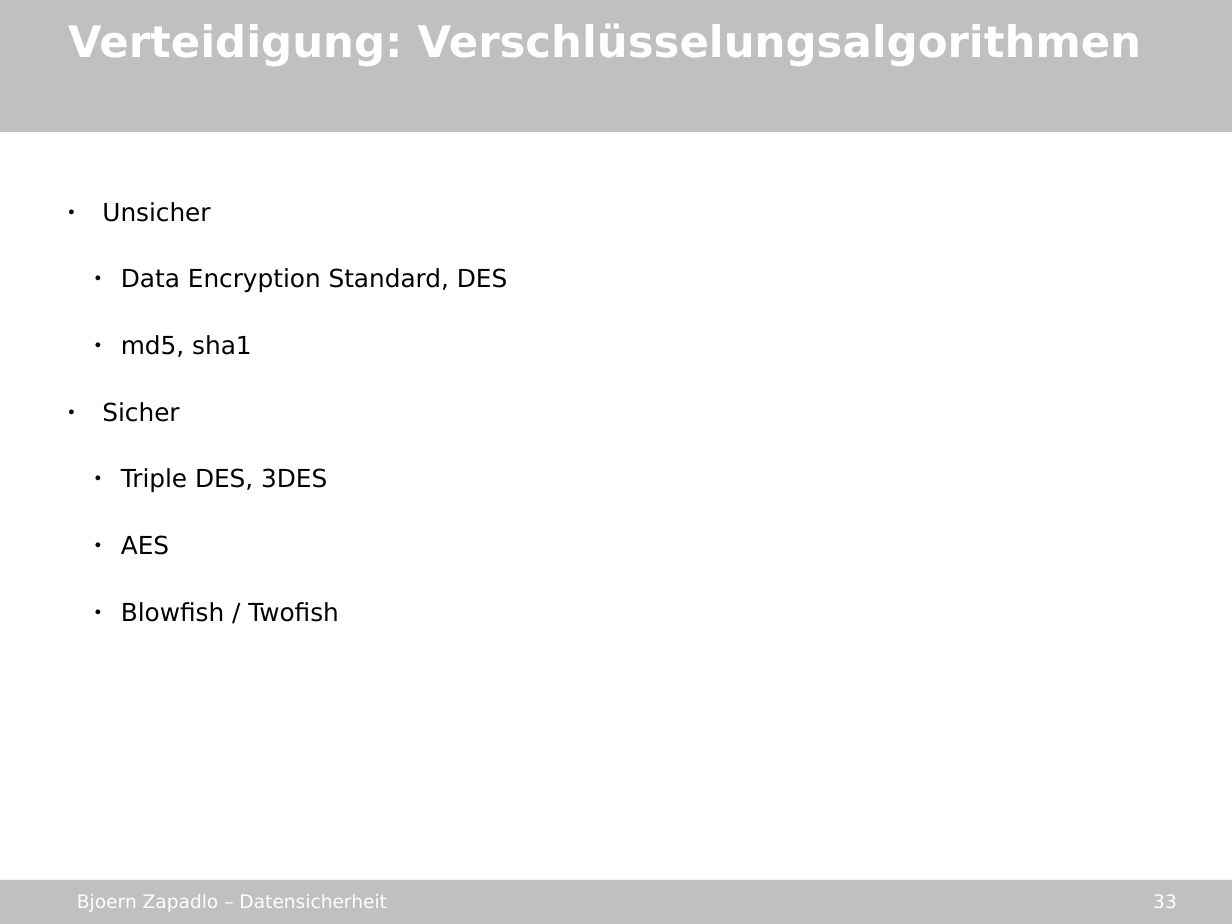
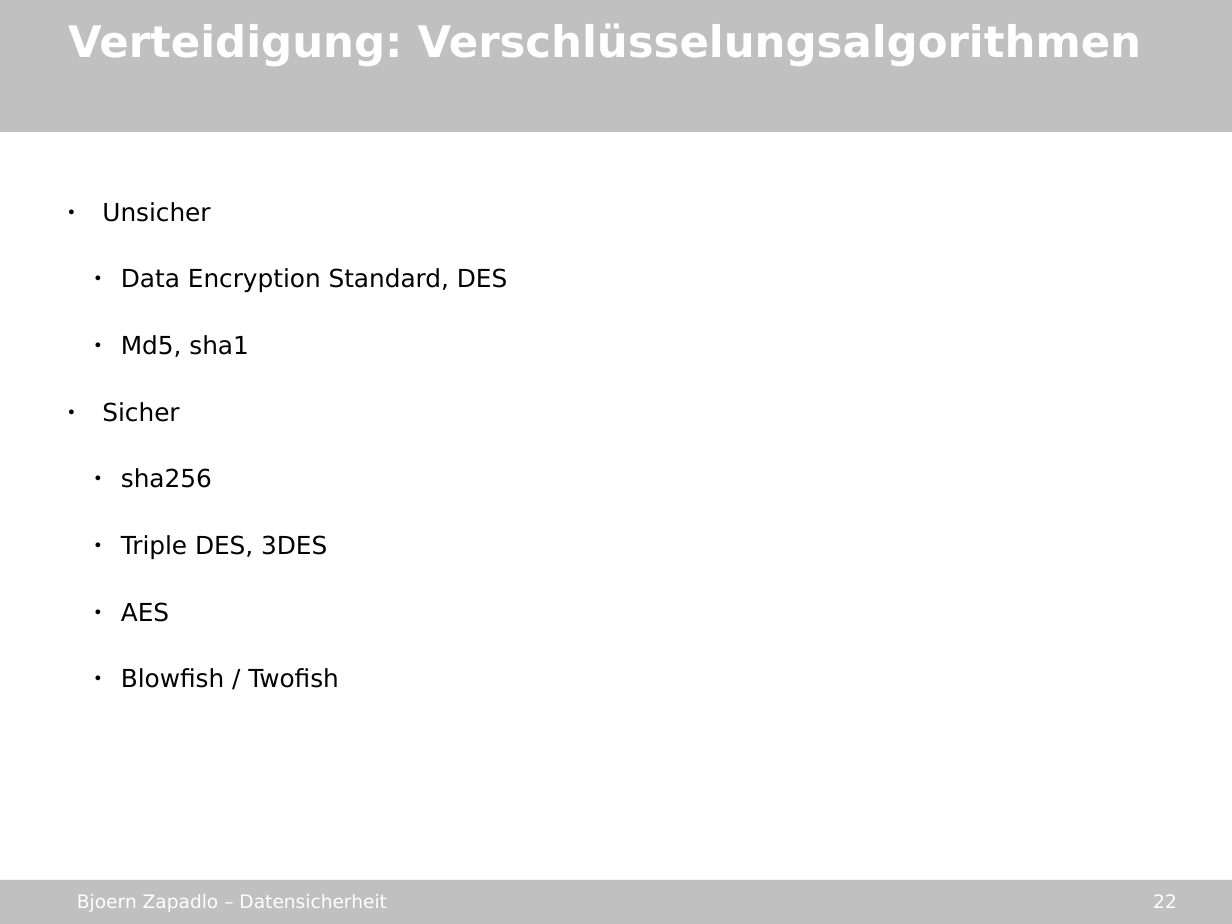
Before and after one commit to gmb2012/sae-datasecurity, a slide deck: slide 22 of stuff/datensicherheit_sae.odp (slide 33 before the commit). Drawn at 1232x924 pixels with LibreOffice and Linux fonts; fonts in the diff are those of the drawing; background and template pictures are left out. Boxes give left, top, right and bottom in pixels: in the first picture for what was removed or moved away, otherwise in the second. Text is boxed around its words. In the diff, an @@ line names an element or a change of style, - is before the commit and + after.

```diff
--- a/stuff/datensicherheit_sae.odp
+++ b/stuff/datensicherheit_sae.odp
@@ text at (121,335,249,357): text changed @@
-  ● md5, sha1
+  ● Md5, sha1
@@ text at (121,468,212,488): paragraph added @@
+  ● sha256
@@ page number at (1153,894,1177,908): text changed @@
-33
+22
```
Also in this commit, not shown: 1 other slide changed, 11 slides removed, 4 other files.
